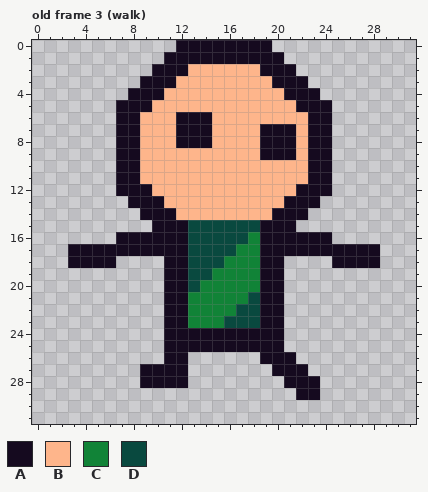
Pixel-art file: res/img/guy.aseprite. Above, as it was before the edit.
32x32 pixels, 6 frames. Shown: old frame 3 (walk).
Palette (. is transparent): A #150a1f  B #feb58b  C #118337  D #09493f
Pixels before, old frame 3 (walk), first column x 3:
 0 .........AAAAAAAA.........
 1 ........AAAAAAAAAA........
 2 .......AAABBBBBBAAA.......
 3 ......AAABBBBBBBBAAA......
 4 .....AAABBBBBBBBBBAAA.....
 5 ....AAABBBBBBBBBBBBAAA....
 6 ....AABBBAAABBBBBBBBAA....
 7 ....AABBBAAABBBBAAABAA....
 8 ....AABBBAAABBBBAAABAA....
 9 ....AABBBBBBBBBBAAABAA....
10 ....AABBBBBBBBBBBBBBAA....
11 ....AABBBBBBBBBBBBBBAA....
12 ....AAABBBBBBBBBBBBAAA....
13 .....AAABBBBBBBBBBAAA.....
14 ......AAABBBBBBBBAAA......
15 .......AAADDDDDDAAA.......
16 ....AAAAAADDDDDCAAAAAA....
17 AAAAAAAAAADDDDCCAAAAAAAAAA
18 AAAA....AADDDCCCAA....AAAA
19 ........AADDCCCCAA........
20 ........AADCCCCCAA........
21 ........AACCCCCDAA........
22 ........AACCCCDDAA........
23 ........AACCCDDDAA........
24 ........AAAAAAAAAA........
25 ........AAAAAAAAAA........
26 ........AA......AAA.......
27 ......AAAA.......AAA......
28 ......AAAA........AAA.....
29 ...................AA.....
After the commit:
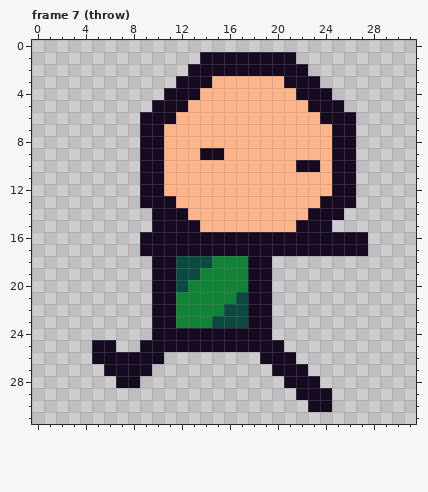
A new or re-ordered frame is compared with the old frame closest to it.
Difference:
frames 6 -> 7
Frame 7 (throw) is new; against old frame 3 (walk):
There is now colour A in row 1 at x 21; in row 2 at x 22; in row 3 at x 23; in row 4 at x 24; in row 5 at x 25; in rows 6 to 12 at x 25 to 26.
There is now colour A in row 13 at x 24 to 26; in row 14 at x 23 to 25; in row 15 at x 22 to 24; in row 16 at x 25 to 27; in rows 18 to 24 at x 10; in row 25 at x 5 to 6 and 9 to 10.
There is now colour A in row 26 at x 5 to 10; in row 27 at x 6 to 8; in row 28 at x 7 to 8; in row 29 at x 24; in row 30 at x 23 to 24.
The edit turns colour B into colour A in row 2 at x 13 to 18; in row 3 at x 12 to 14; in row 4 at x 11 to 13; in row 5 at x 10 to 12; in row 6 at x 9 to 11; in rows 7 to 8 at x 9 to 10.
The edit turns colour B into colour A in row 9 at x 9 to 10 and 14 to 15; in row 10 at x 9 to 10 and 22; in row 11 at x 9 to 10; in row 12 at x 10; in row 13 at x 11; in row 14 at x 12.
The edit turns colour C into colour A in row 16 at x 18; in row 17 at x 17 to 18; in rows 18 to 20 at x 18.
The edit turns colour D into colour A in row 15 at x 13; in row 16 at x 13 to 17; in row 17 at x 13 to 16; in rows 21 to 23 at x 18.
The edit turns colour A into colour B in row 3 at x 20; in row 4 at x 21; in row 5 at x 22; in row 6 at x 12 to 14 and 23; in rows 7 to 8 at x 12 to 14, 19 to 21 and 23 to 24; in row 9 at x 19 to 21 and 23 to 24.
The edit turns colour A into colour B in row 10 at x 24; in row 11 at x 23 to 24; in row 12 at x 22 to 24; in row 13 at x 21 to 23; in row 14 at x 20 to 22; in row 15 at x 19 to 21.
The edit turns colour D into colour B in row 15 at x 14 to 18.
The edit turns colour A into colour C in rows 21 to 23 at x 12.
The edit turns colour D into colour C in row 18 at x 15; in row 19 at x 14; in row 20 at x 13.
The edit turns colour A into colour D in rows 18 to 20 at x 12.
The edit turns colour C into colour D in row 21 at x 17; in row 22 at x 16; in row 23 at x 15.
Colour A is removed in row 0 at x 12 to 19; in row 1 at x 11 to 13; in row 2 at x 10 to 12; in row 3 at x 9 to 11; in row 4 at x 8 to 10; in row 5 at x 7 to 9.
Colour A is removed in rows 6 to 12 at x 7 to 8; in row 13 at x 8; in row 14 at x 9; in row 16 at x 7 to 8; in row 17 at x 3 to 8 and 28; in row 18 at x 3 to 6, 20 and 25 to 28.
Colour A is removed in rows 19 to 24 at x 20; in row 26 at x 11 to 12; in row 27 at x 10 to 12; in row 28 at x 9 to 12.
Boxes around the changes in both pictures, in picture pixels (x1, y1, x2, y2):
changed: (68, 40, 380, 388)
added: (308, 388, 332, 412)
